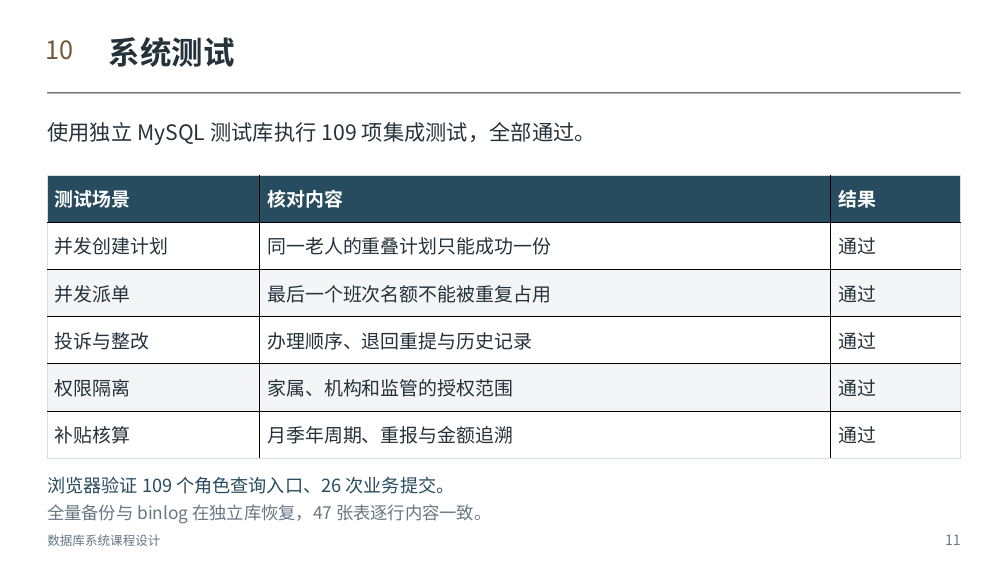
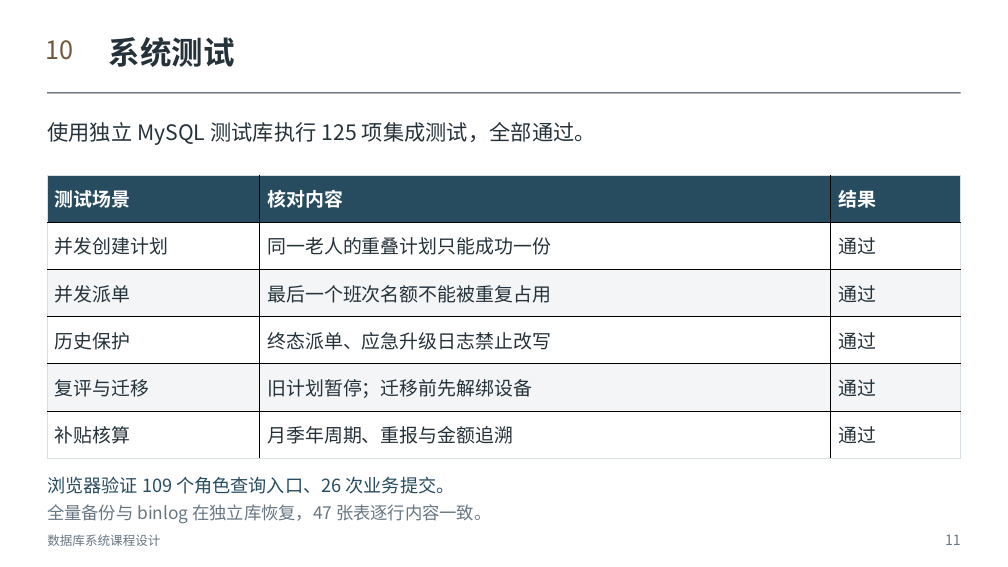
Before and after one commit to Herbertlyw/db_eldercare, a slide deck: slide 11 of outputs/社区居家养老平台课程答辩_修订版.pptx. Drawn at 1008x567 pixels with LibreOffice and Linux fonts; fonts in the diff are those of the drawing. Boxes give left, top, right and bottom in pixels: in the first picture for what was removed or moved away, otherwise in the second. Text is boxed around its words. In the diff, an @@ line names an element or a change of style, - is before the commit and + after.

```diff
--- a/outputs/社区居家养老平台课程答辩_修订版.pptx
+++ b/outputs/社区居家养老平台课程答辩_修订版.pptx
@@ text at [47,122,596,145]: text changed @@
-使用独立 MySQL 测试库执行 109 项集成测试，全部通过。
+使用独立 MySQL 测试库执行 125 项集成测试，全部通过。
@@ table at [47,175,960,458] @@
-row 4, column 1: 投诉与整改
+row 4, column 1: 历史保护
-row 4, column 2: 办理顺序、退回重提与历史记录
+row 4, column 2: 终态派单、应急升级日志禁止改写
-row 5, column 1: 权限隔离
+row 5, column 1: 复评与迁移
-row 5, column 2: 家属、机构和监管的授权范围
+row 5, column 2: 旧计划暂停；迁移前先解绑设备
```
Also in this commit, not shown: 2 other slides changed, 46 other files.
